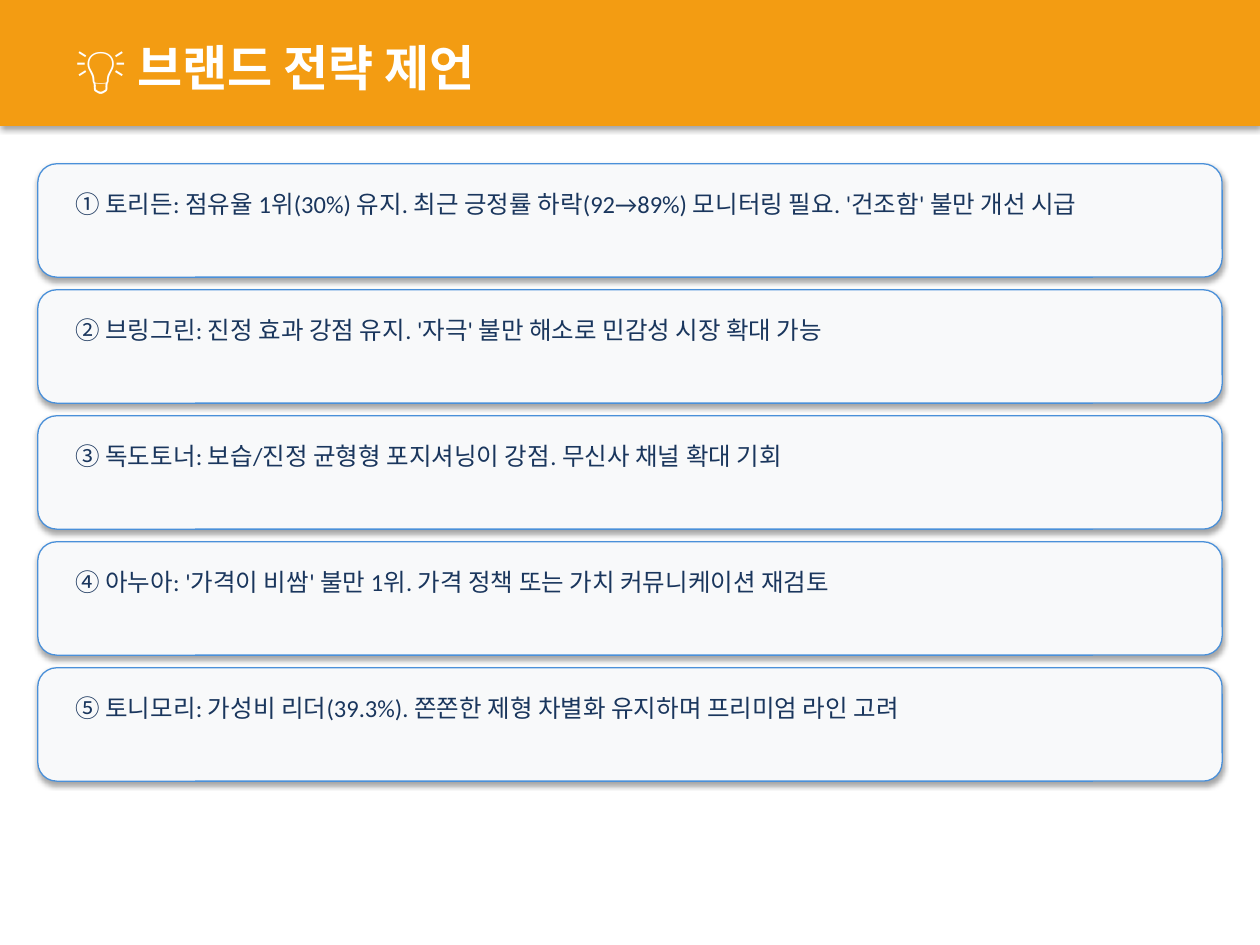
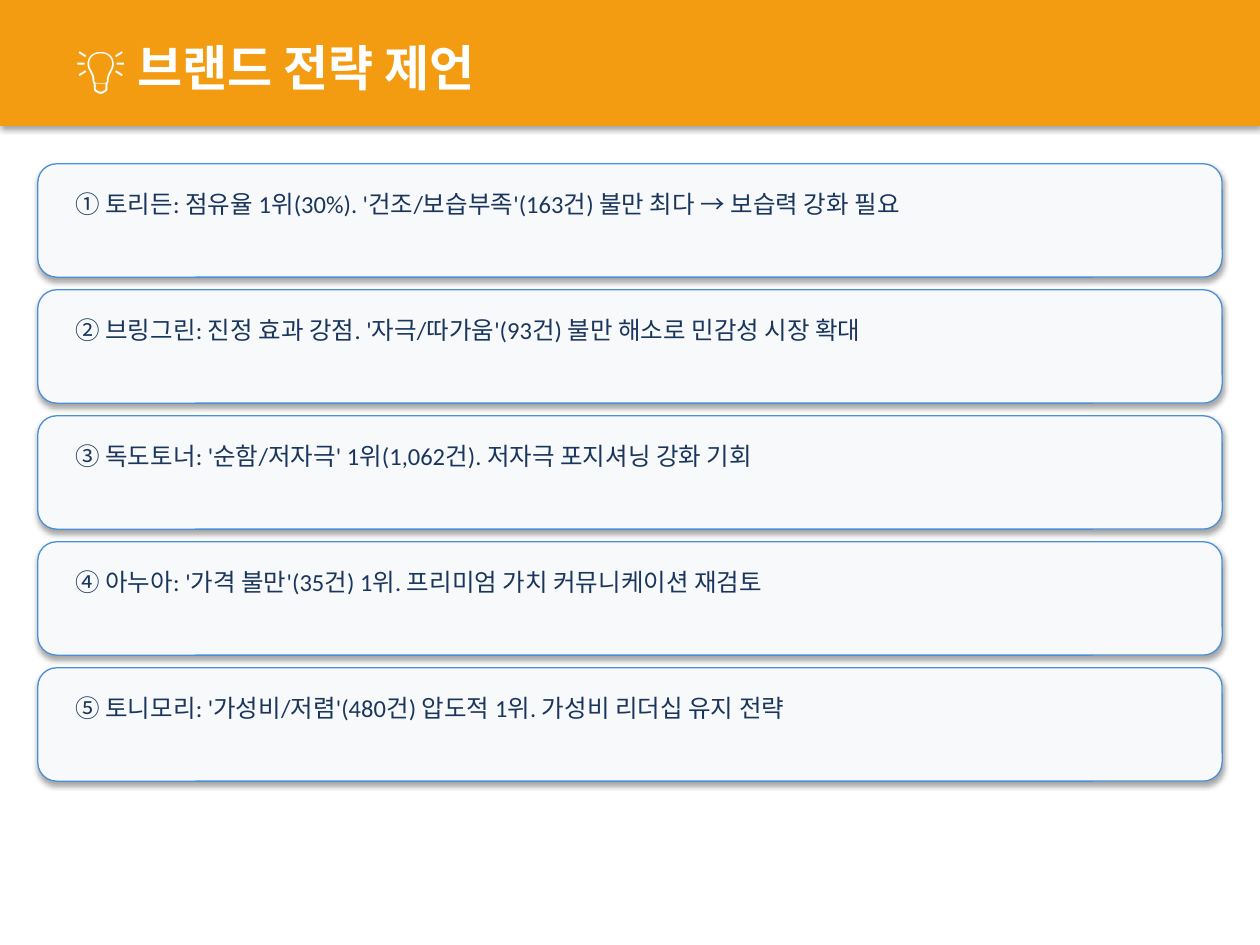
Before and after one commit to leeyoonsun53/review_analysis, a slide deck: slide 24 of output/토너_리뷰분석_리포트.pptx. Drawn at 1260x945 pixels with LibreOffice and Linux fonts; fonts in the diff are those of the drawing. Boxes give left, top, right and bottom in pixels: in the first picture for what was removed or moved away, otherwise in the second. Text is boxed around its words. In the diff, an @@ line names an element or a change of style, - is before the commit and + after.

```diff
--- a/output/토너_리뷰분석_리포트.pptx
+++ b/output/토너_리뷰분석_리포트.pptx
@@ text at (x1=75, y1=192, x2=899, y2=216): text changed @@
-① 토리든: 점유율 1위(30%) 유지. 최근 긍정률 하락(92→89%) 모니터링 필요. '건조함' 불만 개선 시급
+① 토리든: 점유율 1위(30%). '건조/보습부족'(163건) 불만 최다 → 보습력 강화 필요
@@ text at (x1=75, y1=318, x2=860, y2=342): text changed @@
-② 브링그린: 진정 효과 강점 유지. '자극' 불만 해소로 민감성 시장 확대 가능
+② 브링그린: 진정 효과 강점. '자극/따가움'(93건) 불만 해소로 민감성 시장 확대
@@ text at (x1=75, y1=444, x2=752, y2=468): text changed @@
-③ 독도토너: 보습/진정 균형형 포지셔닝이 강점. 무신사 채널 확대 기회
+③ 독도토너: '순함/저자극' 1위(1,062건). 저자극 포지셔닝 강화 기회
@@ text at (x1=75, y1=570, x2=762, y2=594): text changed @@
-④ 아누아: '가격이 비쌈' 불만 1위. 가격 정책 또는 가치 커뮤니케이션 재검토
+④ 아누아: '가격 불만'(35건) 1위. 프리미엄 가치 커뮤니케이션 재검토
@@ text at (x1=75, y1=696, x2=784, y2=720): text changed @@
-⑤ 토니모리: 가성비 리더(39.3%). 쫀쫀한 제형 차별화 유지하며 프리미엄 라인 고려
+⑤ 토니모리: '가성비/저렴'(480건) 압도적 1위. 가성비 리더십 유지 전략
```
Also in this commit, not shown: 11 other slides changed, 1 other file.
